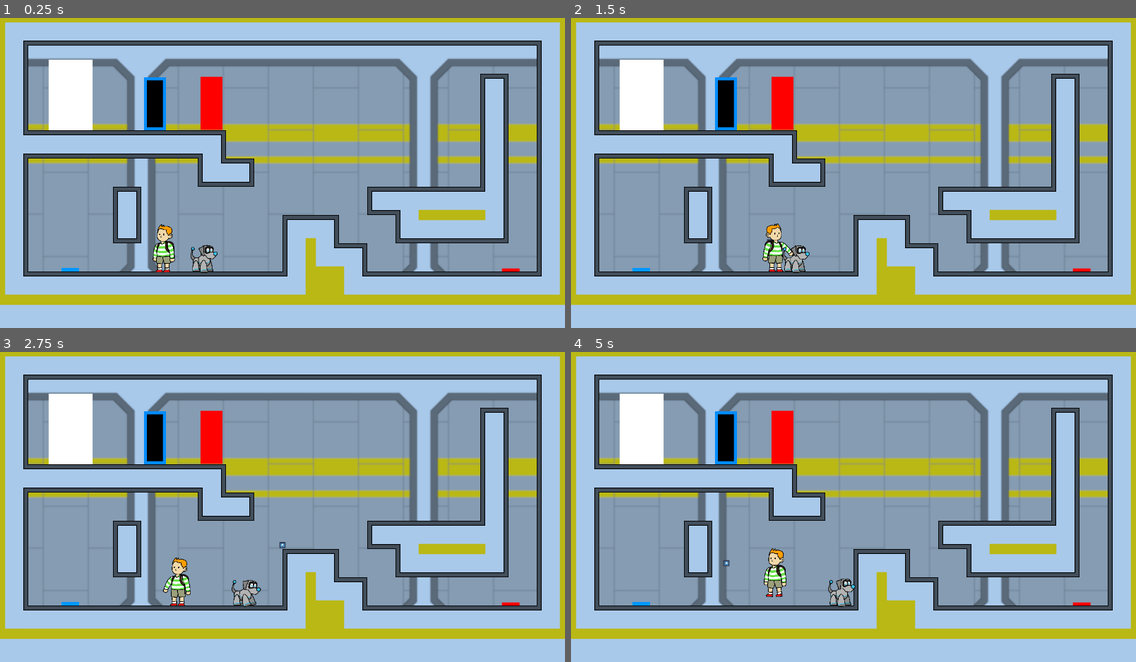
Above: before the commit, frames 1-4 (two rows, left to right).
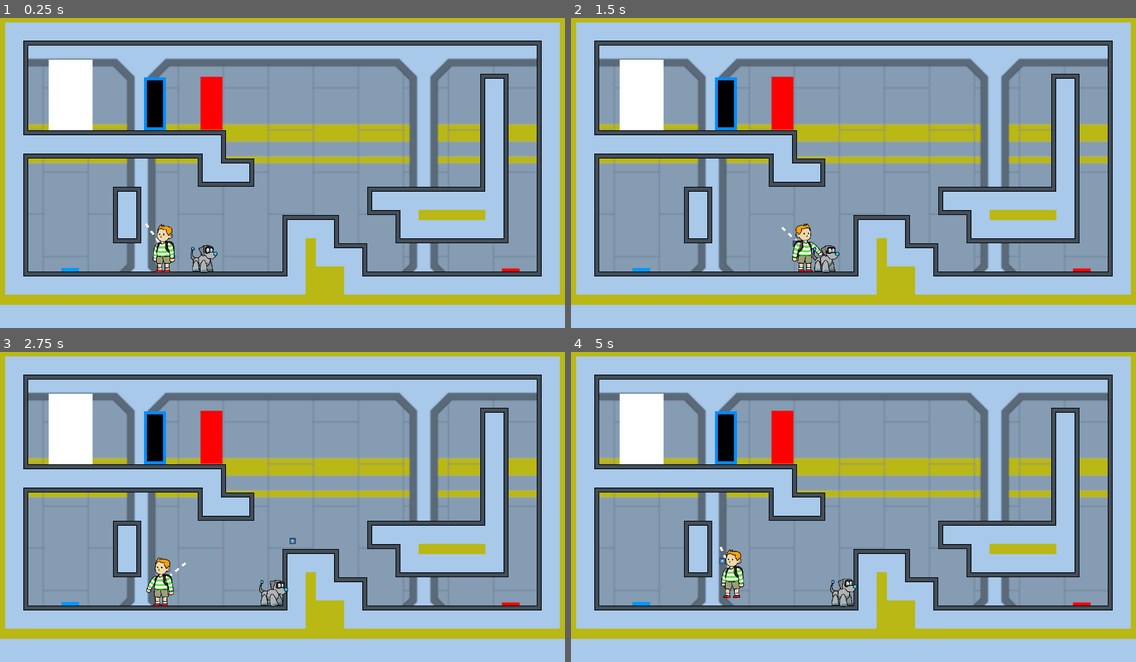
Above: after the commit, the same moments.

Repository: FavouredFool/special-disco
Game: Godot game, scene res://Scenes/Main.tscn
Same seed, same stepped clock (60 frames per second), same inputs: the game is played once before the commit and once after it. The engine's default icon, where the game draws it, is replaced by a stand-in: a white triangle on a blue panel in a dark square.
Inputs (mouse positions are in pixels of both pictures, inside the frame that each line leads up to):
- Up to frame 1 (0.25 s): no input
- Up to frame 2 (1.5 s): move the mouse to (977, 157) at 0.52 s; hold D (move_right) from 0.53 s (still down); tap Space (jump) at 0.6, 0.77, 1.07 s; click (977, 157) at 0.67 s; move the mouse to (740, 188) at 1.27 s; click (740, 188) at 1.35 s
- Up to frame 3 (2.75 s): tap Space (jump) at 1.52, 1.55, 1.82, 2.1 s; move the mouse to (339, 438) at 2.02 s; release D (move_right) at 2.03 s; hold A (move_left) from 2.03 s (still down); click (339, 438) at 2.17 s
- Up to frame 4 (5 s): move the mouse to (825, 569) at 2.77 s; release A (move_left) at 2.78 s; hold D (move_right) 2.78-4.28 s; click (825, 569) at 2.85 s; tap Space (jump) at 3.02, 3.05, 3.32, 3.6, 3.77, 4.07, 4.52, 4.55, 4.82 s; move the mouse to (1023, 553) at 3.52 s; click (1023, 553) at 3.67 s; move the mouse to (684, 460) at 4.27 s; hold A (move_left) from 4.28 s (still down); click (684, 460) at 4.35 s

The runs differ from the first frame. In frame 1, less than 0.1% of the frame differs, in the area x 25-29%, y 66-73%; in frame 2, 1.3%; in frame 3, 1.5%, in the area x 25-53%, y 59-83%; in frame 4, 1.2%.

Commit message:
feat: added dashed line

Diff:
--- a/Scenes/Main.tscn
+++ b/Scenes/Main.tscn
@@ -9,4 +9,4 @@
 position = Vector2( 640, 342 )
 texture = ExtResource( 2 )
 
-[node name="Level_Y" parent="." instance=ExtResource( 1 )]
+[node name="Level_2" parent="." instance=ExtResource( 1 )]
--- a/Scenes/Player.tscn
+++ b/Scenes/Player.tscn
@@ -11,10 +11,6 @@
 collision_mask = 3
 collision/safe_margin = 1.0
 script = ExtResource( 2 )
-speed = 150.0
-jump_strength = 900.0
-gravity = 3500.0
-bounce_multiplicator = 1.1
 
 [node name="RingSelection" type="Sprite" parent="."]
 visible = false
--- a/Scripts/BallSpawner.gd
+++ b/Scripts/BallSpawner.gd
@@ -13,8 +13,15 @@
 
 onready var throw_strength = min_throw_strength
 
+func _draw():
+	print(get_viewport().get_mouse_position())
+	var draw_goal = player.position + (get_viewport().get_mouse_position() - player.position).normalized() * throw_strength / 8
+
+	draw_set_transform_matrix(transform.inverse())
+	draw_dashed_line(player.position, draw_goal, Color(1, 1, 1, 1), 5, 10, false)
 
 func _process(delta):
+	update()
 	if not player.get_node("RingSelection").visible:
 		if Input.is_mouse_button_pressed(1):
 			if ball_instance:
@@ -51,3 +58,28 @@
 	add_child(ball_instance)
 	ball_instance.add_to_group("pickupable")
 	ball_instance.position = position
+
+func draw_dashed_line(from, to, color, width, dash_length = 5, cap_end = false, antialiased = false):
+	#https://github.com/juddrgledhill/godot-dashed-line
+	var length = (to - from).length()
+	var normal = (to - from).normalized()
+	var dash_step = normal * dash_length
+
+	if length < dash_length: #not long enough to dash
+		draw_line(from, to, color, width, antialiased)
+		return
+
+	else:
+		var draw_flag = true
+		var segment_start = from
+		var steps = length/dash_length
+		for start_length in range(0, steps + 1):
+			var segment_end = segment_start + dash_step
+			if draw_flag:
+				draw_line(segment_start, segment_end, color, width, antialiased)
+
+			segment_start = segment_end
+			draw_flag = !draw_flag
+
+		if cap_end:
+			draw_line(segment_start, to, color, width, antialiased)
